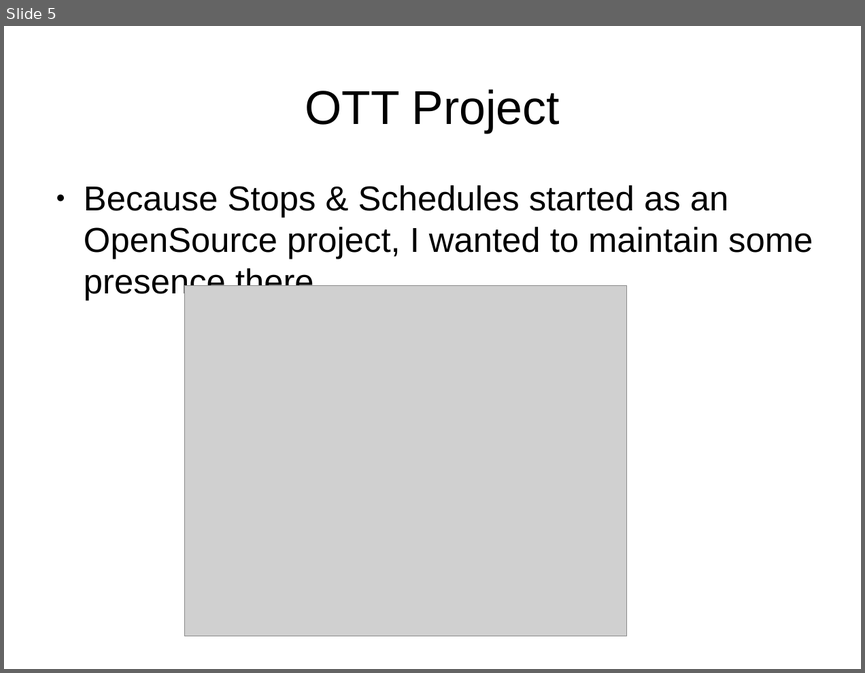
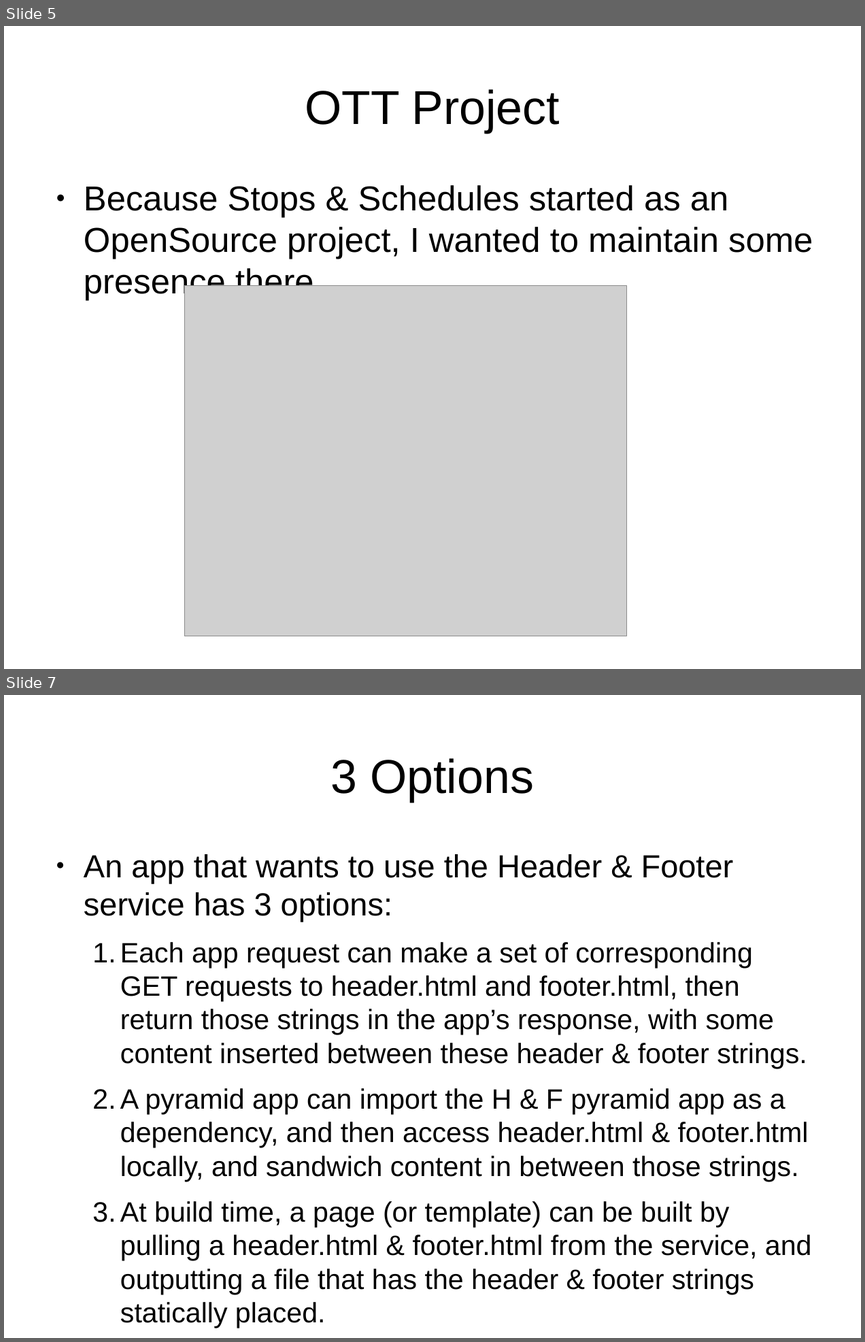
Before and after one commit to OpenTransitTools/view_header_footer, a slide deck: docs/SimpleExplaination.odp. Shown one above the other, each under a label of ours: slide 5 before the commit, slides 5 and 7 after it; the slides between them are not shown. The pictures are 865x673 and 865x1342 pixels, drawn with LibreOffice and Linux fonts; fonts in the diff are those of the drawing; grey boxes stand for pictures. Boxes give left, top, right and bottom in pixels: in the first picture for what was removed or moved away, otherwise in the second. Text is boxed around its words. In the diff, an @@ line names an element or a change of style, - is before the commit and + after.

```diff
--- a/docs/SimpleExplaination.odp
+++ b/docs/SimpleExplaination.odp
@@ slide 7 added at bbox=[4, 695, 861, 1338], background #FFFFFF @@
@@ title added at bbox=[330, 758, 534, 802], 44 pt, text #000000 @@
+3 Options
@@ text added at bbox=[84, 854, 812, 1294], 25.9 pt, text #000000 @@
+● An app that wants to use the Header & Footer service has 3 options:
+  1. Each app request can make a set of corresponding GET requests to header.html and footer.html, then return those strings in the app’s response, with some content inserted between these header & footer strings.
+  2. A pyramid app can import the H & F pyramid app as a dependency, and then access header.html & footer.html locally, and sandwich content in between those strings.
+  3. At build time, a page (or template) can be built by pulling a header.html & footer.html from the service, and outputting a file that has the header & footer strings statically placed.
+  NOTE: I use #2 (Stops & Schedules) and #3 (fieldtrip) today
```
Also in this commit, not shown: 1 other slide added.
